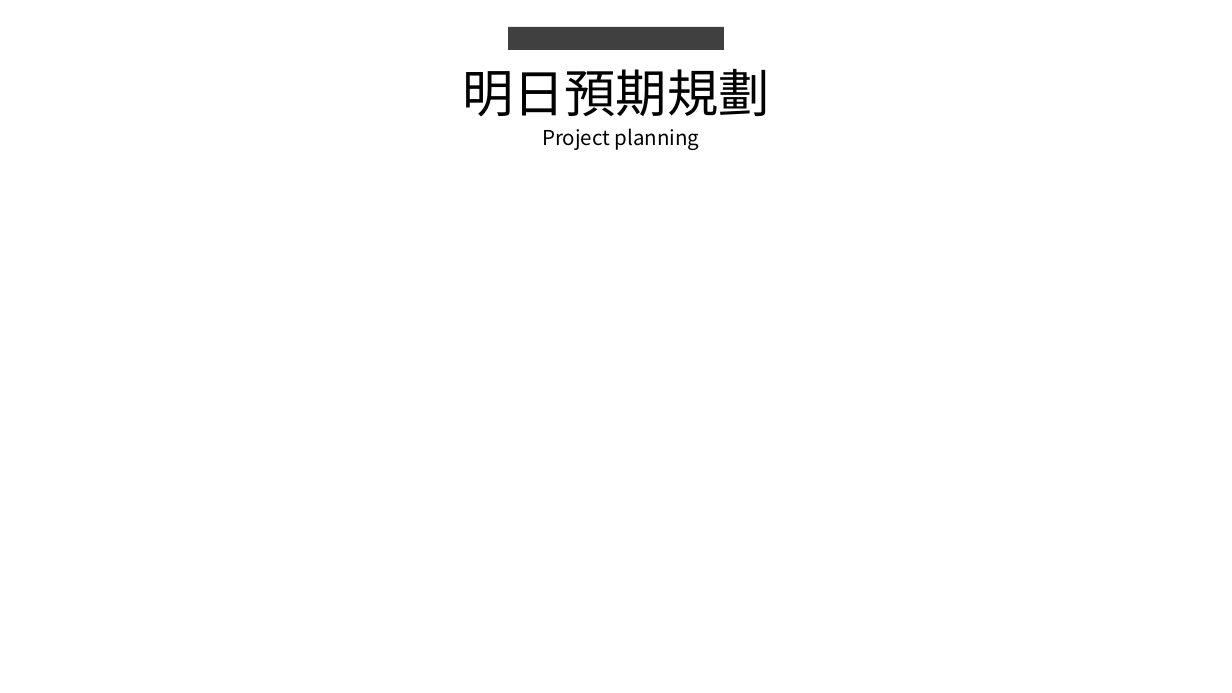
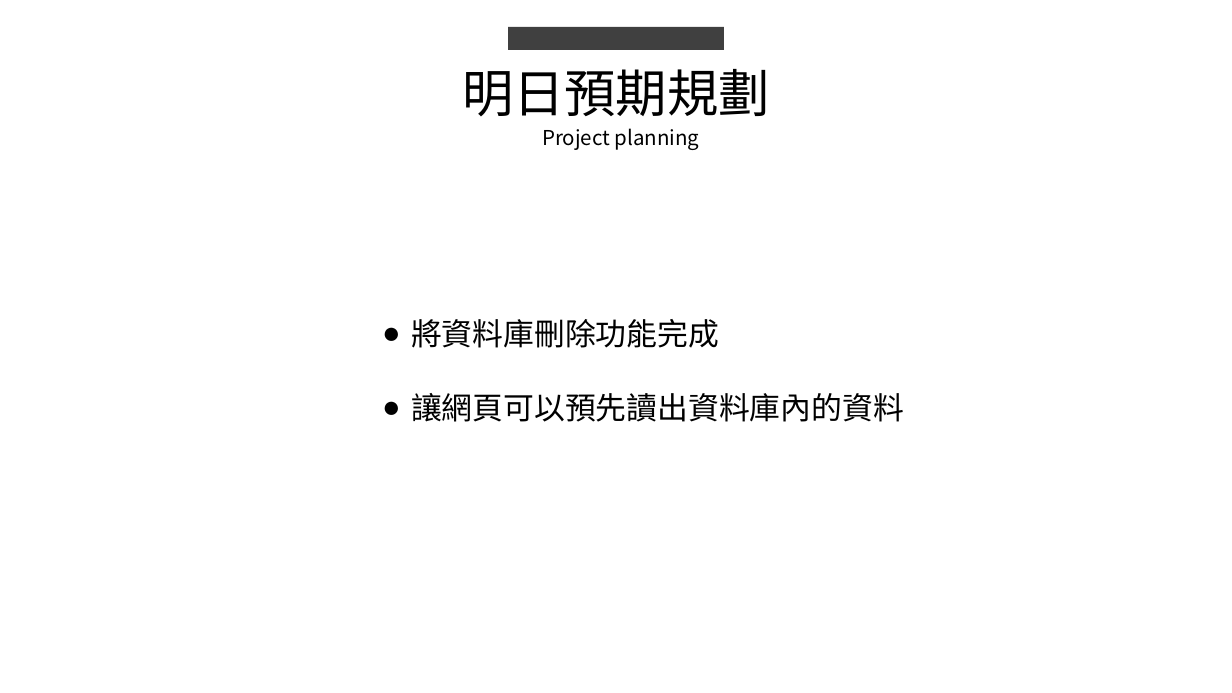
Before and after one commit to king637324/KnowledgeGreenhouseSystem, a slide deck: slide 5 of 工作日報_葉柏漢/2021.08/2021.08.18(加班)~2021.08.19工作日報_葉柏漢.pptx (slide 4 before the commit). Drawn at 1232x693 pixels with LibreOffice and Linux fonts; fonts in the diff are those of the drawing. Boxes give left, top, right and bottom in pixels: in the first picture for what was removed or moved away, otherwise in the second. Text is boxed around its words. In the diff, an @@ line names an element or a change of style, - is before the commit and + after.

```diff
--- a/工作日報_葉柏漢/2021.08/2021.08.18(加班)~2021.08.19工作日報_葉柏漢.pptx
+++ b/工作日報_葉柏漢/2021.08/2021.08.18(加班)~2021.08.19工作日報_葉柏漢.pptx
@@ text added at box(411, 319, 904, 422), 24 pt, text #000000 @@
+● 將資料庫刪除功能完成
+● 讓網頁可以預先讀出資料庫內的資料
```
Also in this commit, not shown: 2 other slides changed, 1 slide added, 12 other files.
